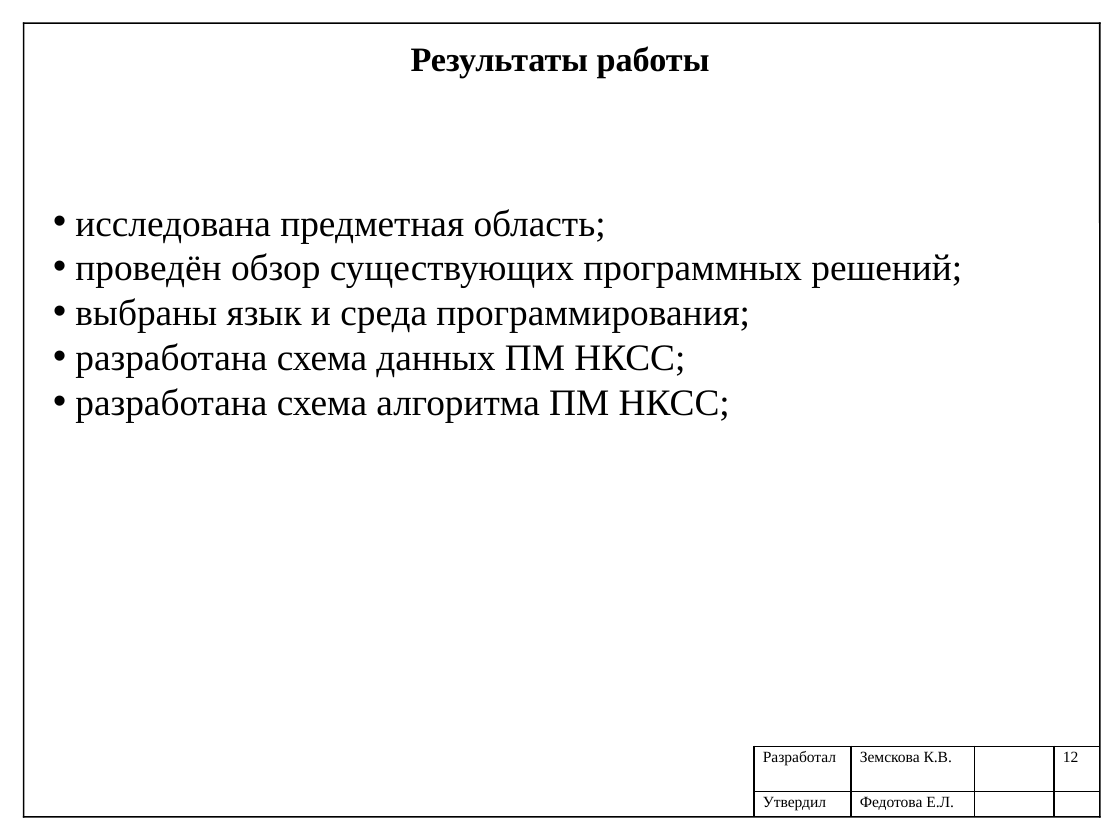
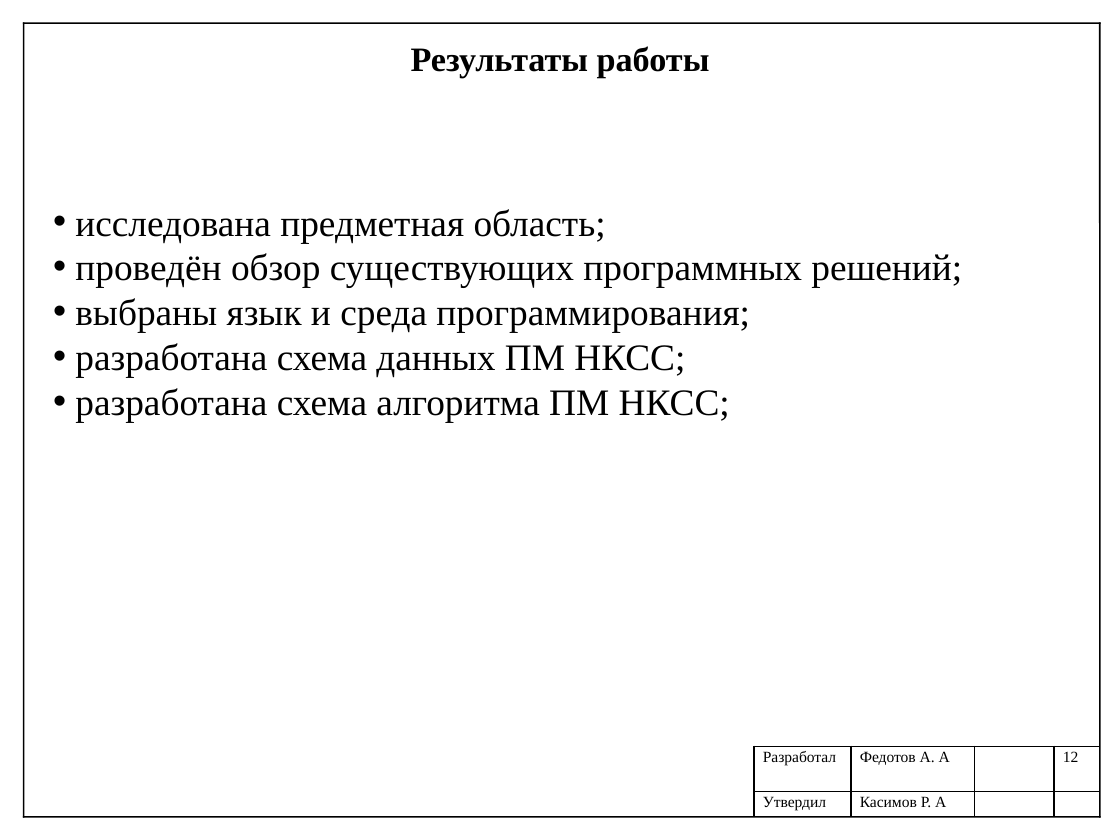
Before and after one commit to Shurpumpel/diplom, a slide deck: slide 9 of Prezentatsia.pptx. Drawn at 1120x840 pixels with LibreOffice and Linux fonts; fonts in the diff are those of the drawing. Boxes give left, top, right and bottom in pixels: in the first picture for what was removed or moved away, otherwise in the second. Text is boxed around its words. In the diff, an @@ line names an element or a change of style, - is before the commit and + after.

```diff
--- a/Prezentatsia.pptx
+++ b/Prezentatsia.pptx
@@ table at [754,746,1100,816] @@
-row 1, column 2: Земскова К.В.
+row 1, column 2: Федотов А. А
-row 2, column 2: Федотова Е.Л.
+row 2, column 2: Касимов Р. А
```
Also in this commit, not shown: 4 other slides changed, 5 other files.
